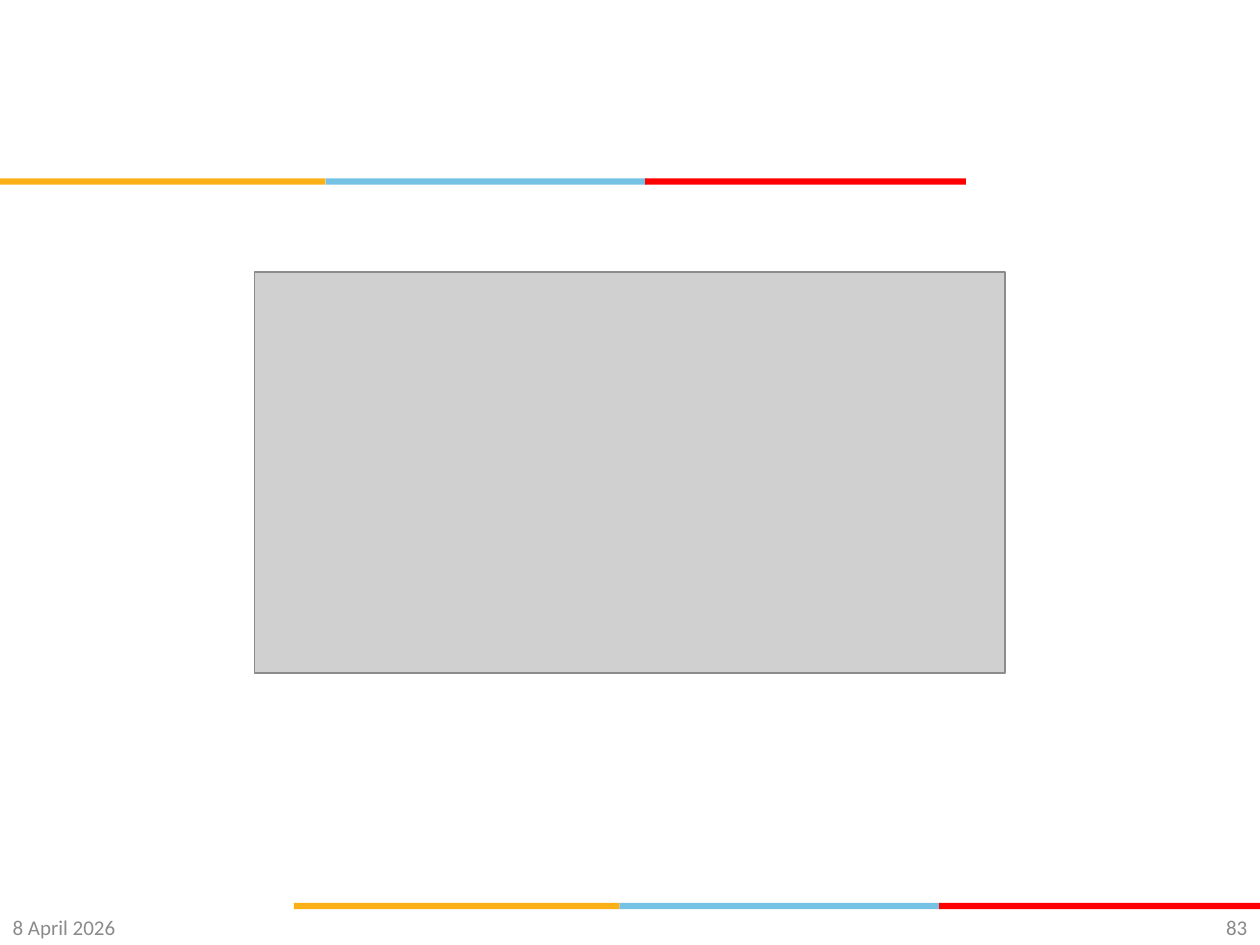
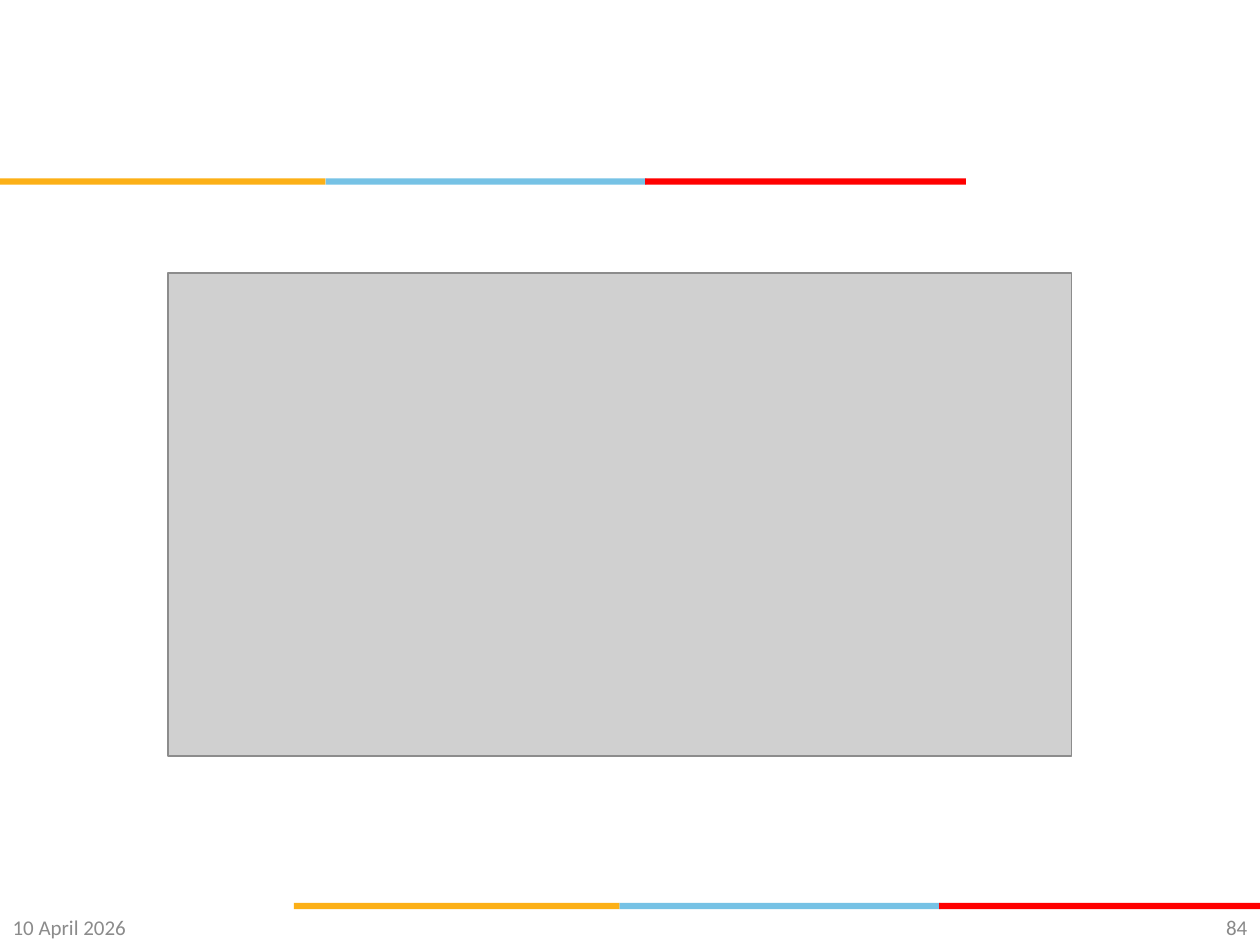
Before and after one commit to gsaurabhr-teaching/csf342-material, a slide deck: slide 84 of Lec-24-29-memory.pptx (slide 83 before the commit). Drawn at 1260x945 pixels with LibreOffice and Linux fonts; fonts in the diff are those of the drawing; grey boxes stand for pictures; background and template pictures are left out. Boxes give left, top, right and bottom in pixels: in the first picture for what was removed or moved away, otherwise in the second. Text is boxed around its words. In the diff, an @@ line names an element or a change of style, - is before the commit and + after.

```diff
--- a/Lec-24-29-memory.pptx
+++ b/Lec-24-29-memory.pptx
@@ picture: place and size @@
-picture at (255, 272, 1005, 673)
+picture at (168, 273, 1071, 756)
@@ text at (13, 920, 126, 939): text changed @@
-8 April 2026
+10 April 2026
@@ page number at (1226, 921, 1247, 935): text changed @@
-83
+84
```
Also in this commit, not shown: 69 other slides changed, 1 slide added.
